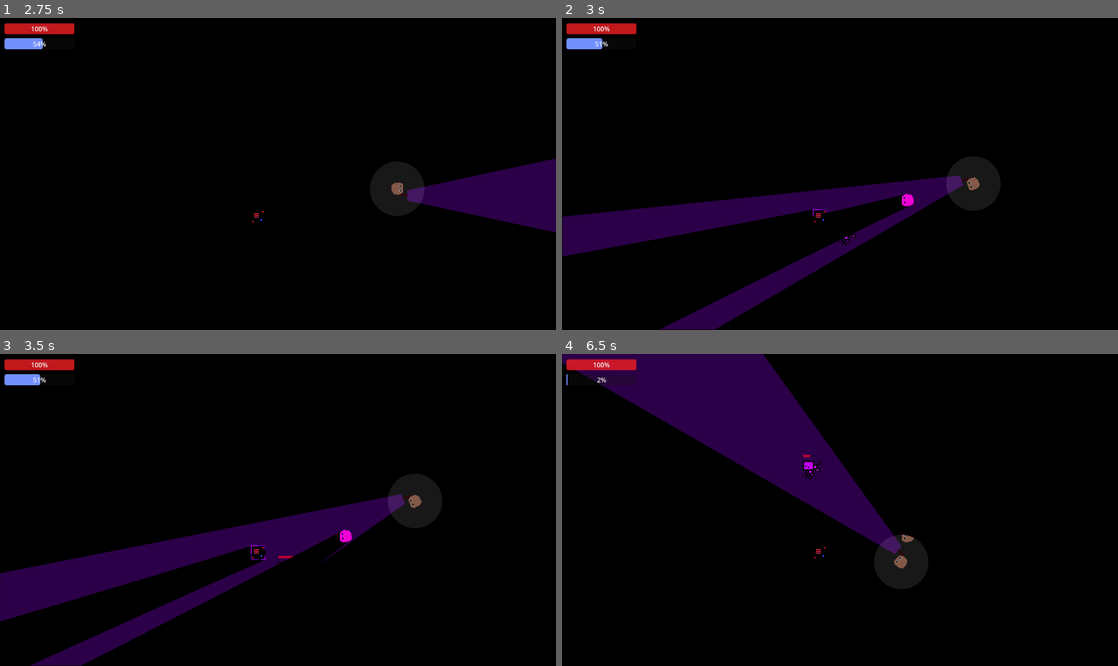
Above: before the commit, frames 1-4 (two rows, left to right).
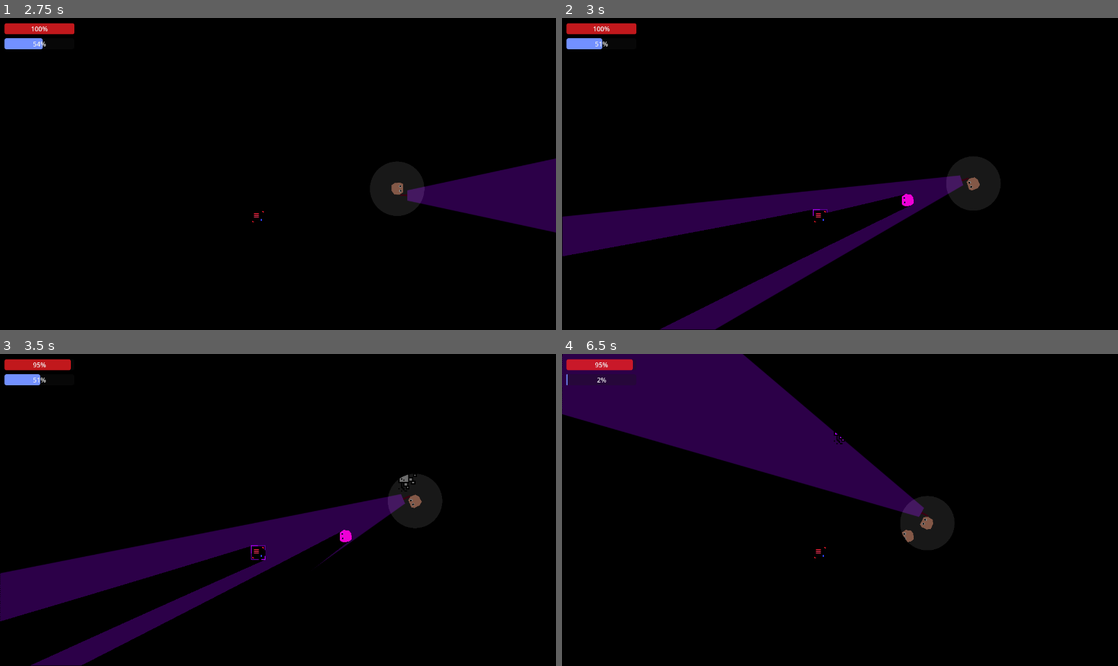
Above: after the commit, the same moments.

Repository: mncc8337/blashout
Game: Godot game, scene res://scenes/main.tscn
Two runs of this game, one before a commit and one after it. Both use one fixed random seed, a clock stepped at 60 frames per second and the inputs below.
Inputs (mouse positions are in pixels of both pictures, inside the frame that each line leads up to):
- Up to frame 1 (2.75 s): move the mouse to (400, 158) at 0.52 s; hold D (right) 0.53-1.28 s; hold Shift (run) 0.53-1.28 s; move the mouse to (166, 189) at 1.27 s; hold S (down) 1.28-2.03 s; tap Shift (run) at 1.35 s; move the mouse to (333, 105) at 2.02 s; hold D (right) from 2.03 s (still down); hold Shift (run) from 2.03 s (still down)
- Up to frame 2 (3 s): move the mouse to (812, 236) at 2.77 s; release D (right) at 2.78 s; release Shift (run) at 2.78 s; hold W (up) from 2.78 s (still down); tap Shift (run) at 2.85 s
- Up to frame 3 (3.5 s): keep holding W (up)
- Up to frame 4 (6.5 s): move the mouse to (1006, 556) at 3.52 s; release W (up) at 3.53 s; hold Shift (run) 3.53-4.28 s; hold A (left) 3.53-5.03 s; move the mouse to (673, 463) at 4.27 s; tap Shift (run) at 4.35, 5.85 s; move the mouse to (867, 510) at 5.02 s; hold S (down) 5.03-5.78 s; hold Shift (run) 5.03-5.78 s; move the mouse to (756, 432) at 5.77 s; hold D (right) from 5.78 s (still down)

Frame 1 is identical in both runs. In frame 2, less than 0.1% of the frame differs, in the area x 49-53%, y 69-73%; in frame 3, 0.1%; in frame 4, 6.9%, in the area x 0-67%, y 0-69%.

Commit message:
added different foe types

Diff:
--- a/scenes/foe.tscn
+++ b/scenes/foe.tscn
@@ -28,6 +28,7 @@
 offset_bottom = -8.66672
 scale = Vector2(1, 0.495)
 theme = SubResource("Theme_ctdp7")
+step = 0.001
 value = 33.0
 show_percentage = false
 
--- a/scripts/foe.gd
+++ b/scripts/foe.gd
@@ -2,16 +2,20 @@
 
 signal being_attacked(damage)
 
-var SPEED = 600.0
-var health = 100.0
-@export var attack_dmg = 10
-@export var attack_range = 50 # in px
-@export var attack_cooldown = 1.5
+@export var SPEED:float = 600.0
+@export var max_health:float = 100
+var health:float
+@export var attack_dmg:float = 10
+@export var attack_range:float = 50 # in px
+@export var attack_cooldown:float = 1.5
 @onready var player = $"../../player"
 
 var sqr_attack_range
 
 func _ready():
+	$healthbar.max_value = max_health
+	health = max_health
+
 	$attack_cooldown.wait_time = attack_cooldown
 	sqr_attack_range = attack_range * attack_range
 
@@ -24,7 +28,7 @@
 		self.queue_free()
 
 func _process(delta):
-	$healthbar.visible = health < 100
+	$healthbar.visible = health < max_health
 	$healthbar.value = health
 
 func _physics_process(delta):
--- a/scripts/main.gd
+++ b/scripts/main.gd
@@ -7,6 +7,11 @@
 @export var difficulty_time:float = 30
 @export var foe_spawn_delay:float = 1
 @onready var foe_model = preload("res://scenes/foe.tscn")
+var foe_attack_dmg_max:float = 10
+var foe_speed_max:float = 600.0
+var foe_health_max:float = 100
+
+enum FOE_CLASS {RANDOM, BIGASS, ROACH}
 
 # Called when the node enters the scene tree for the first time.
 func _ready():
@@ -21,12 +26,31 @@
 
 func increase_diff():
 	$foe_spawn_timer.wait_time *= 0.9
+	foe_attack_dmg_max *= 1.1
+	foe_speed_max *= 1.1
+	foe_health_max *= 1.1
 
 func spawn_foe():
 	var foe_instance = foe_model.instantiate()
 	var angle = rng.randf_range(-PI, PI)
 	var dir = Vector2(cos(angle), sin(angle)) * 200 + $player.position
 	foe_instance.position = dir
+	var foe_class = rng.randi_range(0, 2)
+	if foe_class == FOE_CLASS.RANDOM:
+		foe_instance.attack_dmg = foe_attack_dmg_max * rng.randf_range(0.5, 1)
+		foe_instance.SPEED = foe_speed_max * rng.randf_range(0.5, 1)
+		foe_instance.max_health = foe_health_max * rng.randf_range(0.5, 1)
+		print("spawned a random foe")
+	elif foe_class == FOE_CLASS.BIGASS:
+		foe_instance.attack_dmg = foe_attack_dmg_max * rng.randf_range(0.9, 1.3)
+		foe_instance.SPEED = foe_speed_max * rng.randf_range(0.1, 0.4)
+		foe_instance.max_health = foe_health_max * rng.randf_range(0.9, 1.7)
+		print("spawned a big ass foe")
+	elif foe_class == FOE_CLASS.ROACH:
+		foe_instance.attack_dmg = foe_attack_dmg_max * rng.randf_range(0.3, 0.7)
+		foe_instance.SPEED = foe_speed_max * rng.randf_range(1.5, 2)
+		foe_instance.max_health = foe_health_max * rng.randf_range(0.3, 0.7)
+		print("spawned a roach foe")
 	$foes.add_child(foe_instance)
 
 func show_death_screen():
